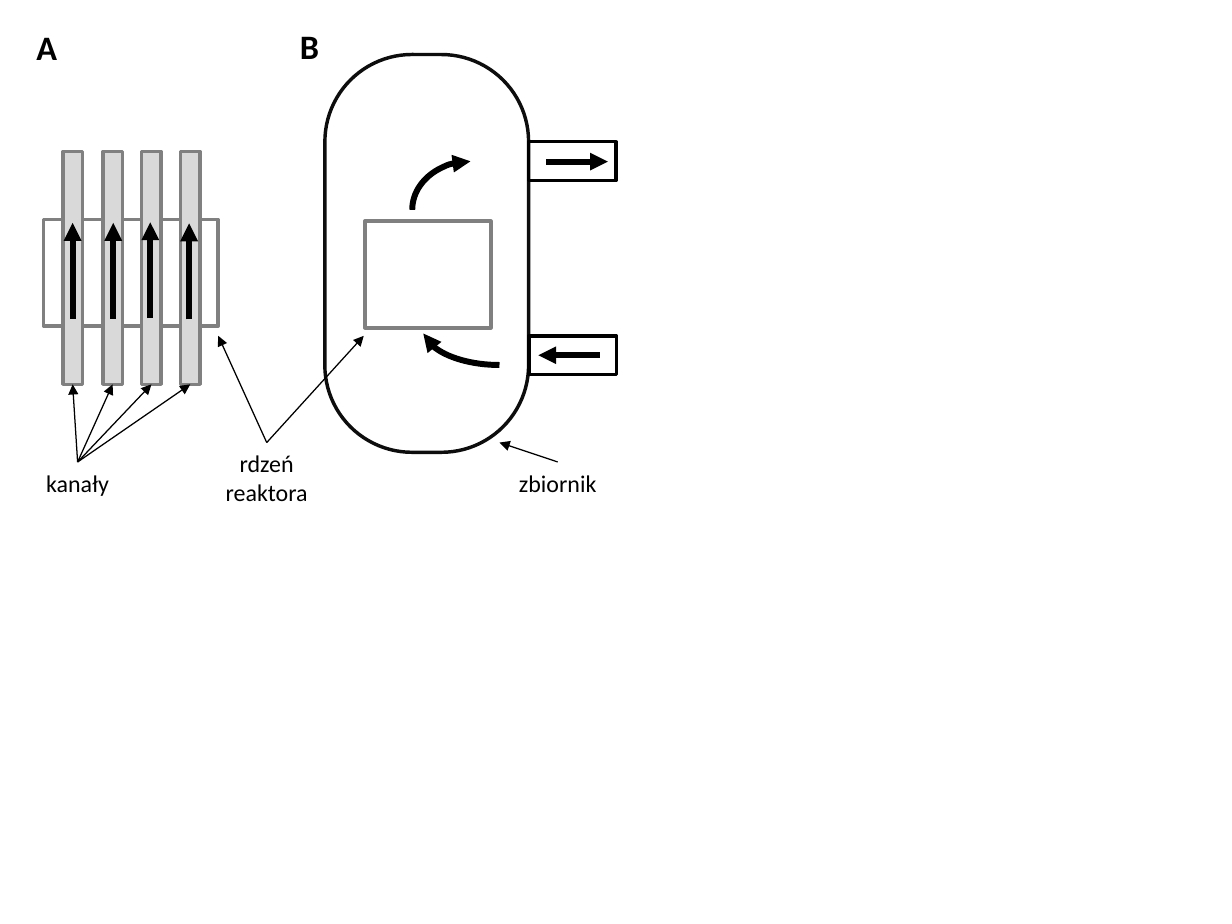
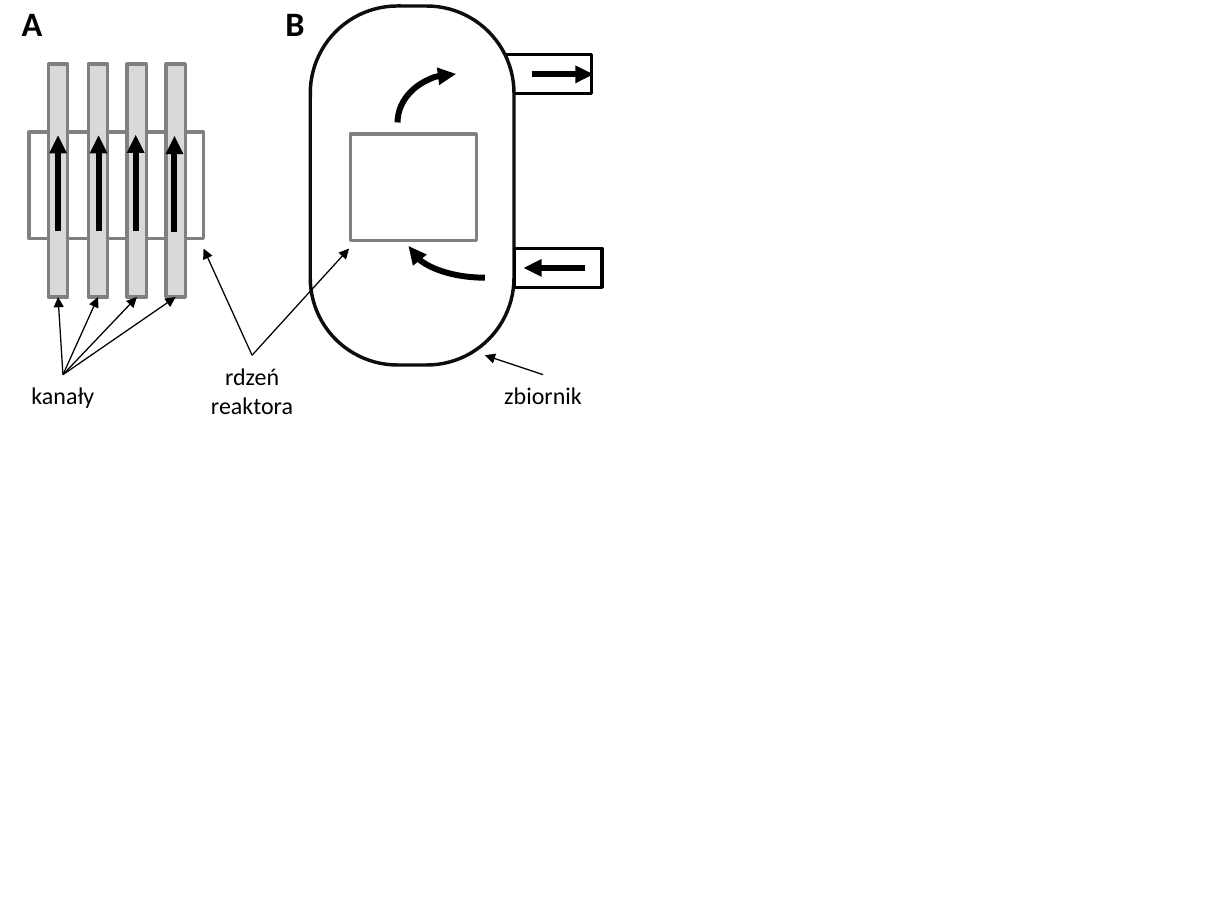
Before and after one commit to Igor-KEJ/PGE-GEN234, a slide deck: slide 3 of 00_IMG_IK.pptx. Drawn at 1232x924 pixels with LibreOffice and Linux fonts; fonts in the diff are those of the drawing. Boxes give left, top, right and bottom in pixels: in the first picture for what was removed or moved away, otherwise in the second. Text is boxed around its words. In the diff, an @@ line names an element or a change of style, - is before the commit and + after.

```diff
--- a/00_IMG_IK.pptx
+++ b/00_IMG_IK.pptx
@@ text "A": place and size @@
-text "A" at (36, 37, 57, 60)
+text "A" at (22, 13, 43, 36)
@@ text "B": place and size @@
-text "B" at (300, 36, 319, 59)
+text "B" at (285, 13, 304, 36)
@@ rounded rectangle: place and size @@
-rounded rectangle at (325, 54, 529, 452)
+rounded rectangle at (310, 6, 514, 365)
@@ rounded rectangle at (310, 6, 514, 365): fill none to #FFFFFF @@
@@ rectangle: place and size @@
-rectangle at (529, 142, 616, 180)
+rectangle at (504, 54, 591, 92)
@@ 13 arrows, 3 texts, 2 rectangles: place and size @@
-13 arrows, 3 texts, 2 rectangles at (43, 161, 617, 501)
+13 arrows, 3 texts, 2 rectangles at (30, 74, 602, 414)
@@ 5 rectangles, 2 arc (boxed as its full ellipse)s: place and size @@
-5 rectangles, 2 arc (boxed as its full ellipse)s at (63, 152, 577, 384)
+5 rectangles, 2 arc (boxed as its full ellipse)s at (48, 64, 562, 297)
```
Also in this commit, not shown: 1 other slide changed, 7 slides added, 15 other files.
